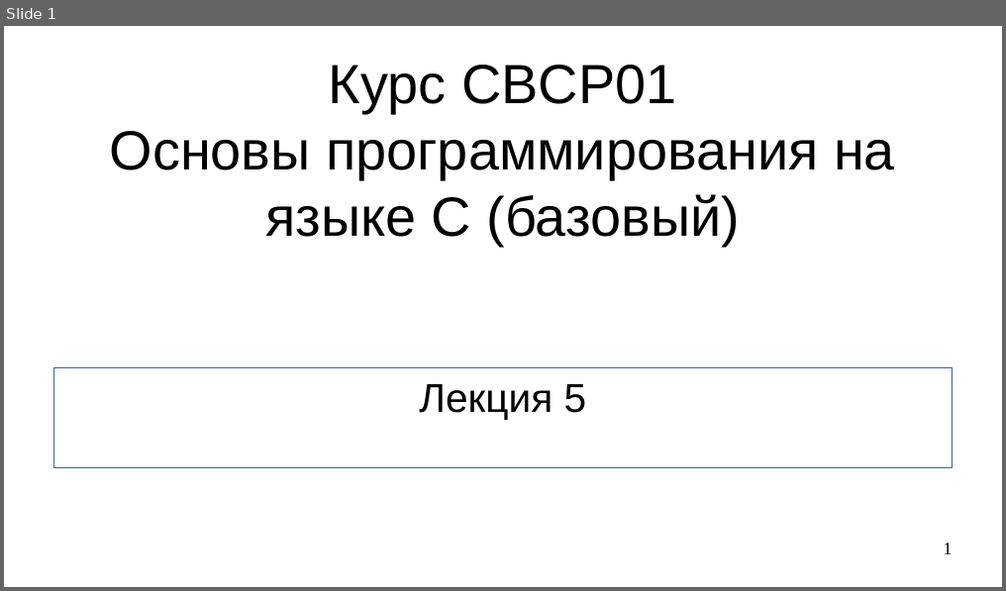
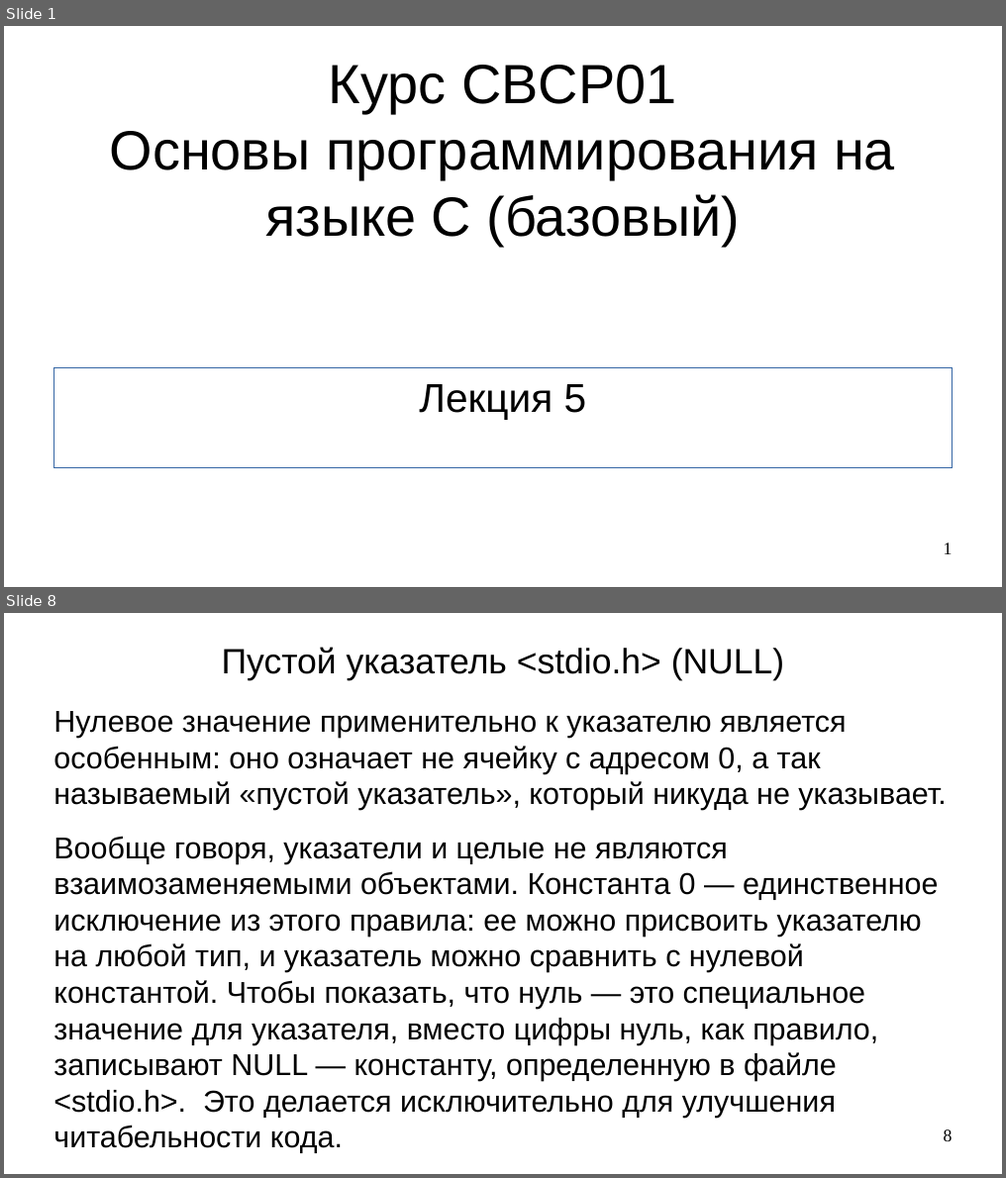
Before and after one commit to steelcraft/stud-lab, a slide deck: Лекции/CBCP01#L5.odp. Shown one above the other, each under a label of ours: slide 1 before the commit, slides 1 and 8 after it; the slides between them are not shown. The pictures are 1006x591 and 1006x1178 pixels, drawn with LibreOffice and Linux fonts; fonts in the diff are those of the drawing. Boxes give left, top, right and bottom in pixels: in the first picture for what was removed or moved away, otherwise in the second. Text is boxed around its words. In the diff, an @@ line names an element or a change of style, - is before the commit and + after.

Commit message:
Добавлен раздел "Указатели (ч. 1)"

```diff
--- a/Лекции/CBCP01#L5.odp
+++ b/Лекции/CBCP01#L5.odp
@@ slide 8 added at (4,613,1002,1174), background #FFFFFF @@
@@ title added at (222,647,784,680), 28 pt, text #000000 @@
+Пустой указатель <stdio.h> (NULL)
@@ text added at (54,711,945,1154), 24 pt, text #000000 @@
+Нулевое значение применительно к указателю является особенным: оно означает не ячейку с адресом 0, а так называемый «пустой указатель», который никуда не указывает.
+Вообще говоря, указатели и целые не являются взаимозаменяемыми объектами. Константа 0 — единственное исключение из этого правила: ее можно присвоить указателю на любой тип, и указатель можно сравнить с нулевой константой. Чтобы показать, что нуль — это специальное значение для указателя, вместо цифры нуль, как правило, записывают NULL — константу, определенную в файле <stdio.h>. Это делается исключительно для улучшения читабельности кода.
@@ page number added at (944,1130,952,1142), 14 pt, text #000000 @@
+8
```
Also in this commit, not shown: 17 other slides added.
